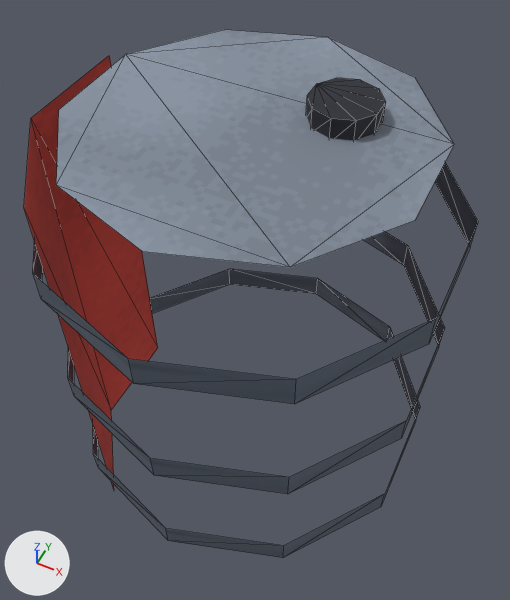
An edit to the glTF model packages/client/public/models/props/prop_barrel.glb, drawn before and after from the same camera.
Camera for both pictures: a 50 mm camera at (0.491, -0.965, 1.767) aimed at (0.001, 0.014, 0.543). The lights are fixed; the arrows at lower left show +X, +Y and +Z. The older version comes first. Mesh edges are drawn as thin lines. Vertices at exactly the same position are counted once.

Before the edit, the objects in view are built like this:
```python
me_prop_barrel = bpy.data.meshes.new('prop_barrel')
me_prop_barrel.from_pydata(...)  # 96 vertices, 100 faces; spans x -0.418..0.418, y -0.44..0.44, z 0.0..1.065
me_prop_barrel.materials.append(mat_wrh_fixed)
ob_prop_barrel = bpy.data.objects.new('prop_barrel', me_prop_barrel)
ob_prop_barrel.location = (0.0, 0.0, 0.0)
```
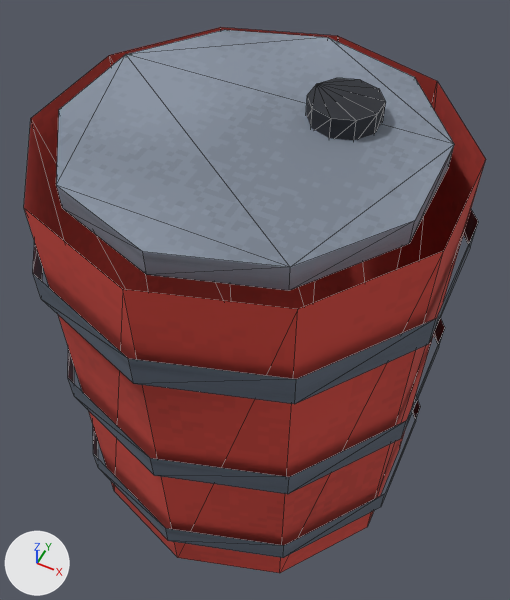
Location of each change, (x1, y1, x2, y2) in pixels of the pictures (510 x 600 px):
'prop_barrel', reshaped: before (24, 30, 478, 558); after (24, 27, 486, 573)
part 1 of me_prop_barrel, added (red): after (24, 27, 486, 573)

The change in detail:
me_prop_barrel is used by ob_prop_barrel; location (0.0, 0.0, 0.0).
me_prop_barrel had 96 vertices, 100 faces and spanned x -0.418..0.418, y -0.44..0.44, z 0.0..1.065.
me_prop_barrel now has 120 vertices, 144 faces and spans x -0.418..0.418, y -0.44..0.44, z 0.0..1.065.
Part 1, on me_prop_barrel:
7 vertices are added at x -0.247..0.399, y -0.42..0.42, z 0.0.
10 new vertices lie (0.0, 0.0, -0.05) away from vertices in x -0.342..0.342, y -0.36..0.36, z 1.025.
7 new vertices lie (0.0, 0.0, 1.0) away from vertices in x -0.247..0.399, y -0.42..0.42, z 0.0.
44 new faces join them.
